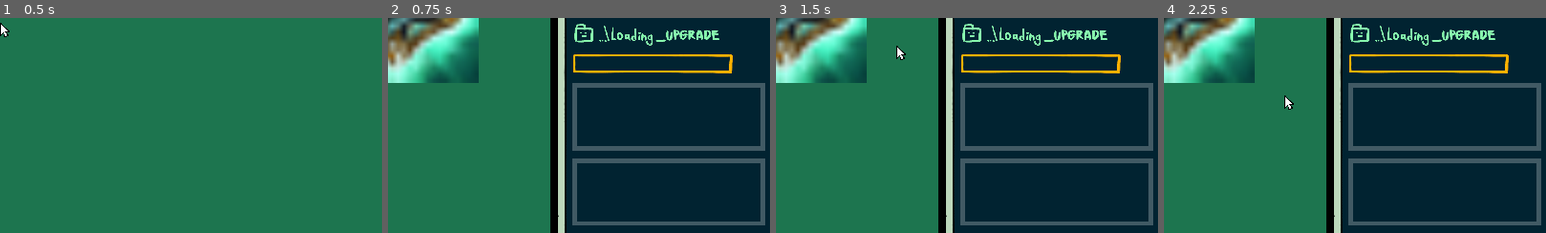
Above: before the commit, frames 1-4 (left to right).
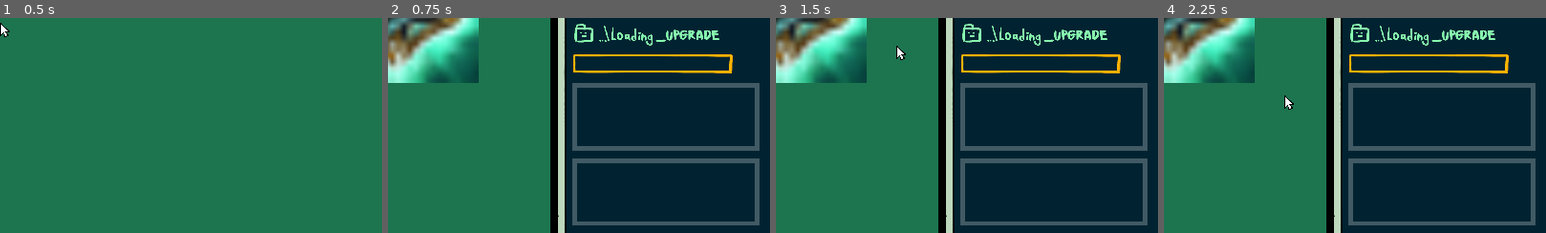
Above: after the commit, the same moments.

Repository: icheft524/Folder-Brawler
Game: Godot game, scene res://menu.tscn
Two runs of this game, one before a commit and one after it. Both use one fixed random seed, a clock stepped at 60 frames per second and the inputs below. The engine's default icon, where the game draws it, is replaced by a stand-in: a white triangle on a blue panel in a dark square.
Inputs (mouse positions are % of the whole screen's width and height, from its top left):
- Up to frame 1 (0.5 s): no input
- Up to frame 2 (0.75 s): click (3, 6) at 0.5 s
- Up to frame 3 (1.5 s): tap Enter (ui_accept) at 1.25 s; drag from (87, 72) to (24, 22) at 1.27 s
- Up to frame 4 (2.25 s): tap Enter (ui_accept) at 2 s; drag from (87, 89) to (24, 22) at 2.02 s
The pictures show only the part of the screen within x 50-100%, y 49-99%; the shares and areas given below are measured in that part.

Frame 1 is identical in both runs. In frame 2, 1.5% of the frame differs, in the area x 96-99%, y 30-97%; in frame 3, 1.5%; in frame 4, 1.5%.

Commit message:
upgradeanim

Diff:
--- a/folder/upgrade/itemoption.tscn
+++ b/folder/upgrade/itemoption.tscn
@@ -21,12 +21,12 @@
 font_size = 32
 
 [sub_resource type="RectangleShape2D" id="RectangleShape2D_u7oc8"]
-size = Vector2(483, 170)
+size = Vector2(470, 170)
 
 [node name="itemoption" type="ColorRect"]
-custom_minimum_size = Vector2(483, 185)
-offset_right = 483.0
-offset_bottom = 170.0
+custom_minimum_size = Vector2(470, 185)
+offset_right = 470.0
+offset_bottom = 185.0
 color = Color(1, 1, 1, 0)
 script = ExtResource("1_jm3ba")
 
@@ -49,12 +49,13 @@
 [node name="Label_level" type="Label" parent="box"]
 texture_filter = 1
 layout_mode = 0
-offset_left = 380.0
+offset_left = 367.0
 offset_top = 23.0
-offset_right = 458.0
+offset_right = 445.0
 offset_bottom = 62.0
 text = "Level1"
 label_settings = SubResource("LabelSettings_as3h6")
+horizontal_alignment = 2
 vertical_alignment = 2
 
 [node name="Label_description" type="Label" parent="box"]
@@ -81,7 +82,7 @@
 texture_filter = 1
 custom_minimum_size = Vector2(0, 170)
 layout_mode = 0
-offset_right = 483.0
+offset_right = 470.0
 offset_bottom = 170.0
 texture = ExtResource("3_rvj11")
 patch_margin_left = 12
@@ -92,7 +93,7 @@
 [node name="Area2D" type="Area2D" parent="."]
 
 [node name="CollisionShape2D" type="CollisionShape2D" parent="Area2D"]
-position = Vector2(241.5, 85)
+position = Vector2(235, 85)
 shape = SubResource("RectangleShape2D_u7oc8")
 
 [connection signal="mouse_entered" from="Area2D" to="." method="_on_area_2d_mouse_entered"]
--- a/hud.gd
+++ b/hud.gd
@@ -13,10 +13,15 @@
 var wave6 = true
 
 func _ready():
+	player.connect("selected_upgrade",upgraded)
 	$wave.text = str(1)
 	pass # Replace with function body.
 
+func upgraded():
+	$upgradeanim.play("")
 
+func upgradeready():
+	$upgrade/upgradeanim.play("upgradeready")
 
 func _process(delta):
 	secs = fmod(global.time,60)
@@ -25,6 +30,7 @@
 	$capacity.max_value = player.max_capacity
 	$time.text = "%02d:%02d" % [mins,secs]
 	if global.time == 22 and wave2: #wave2
+		upgradeready()
 		$wave.text = str(2)
 		wavebar.max_value = 47-22
 		wave2 = false
--- a/hud.tscn
+++ b/hud.tscn
@@ -7,8 +7,101 @@
 [ext_resource type="Texture2D" uid="uid://bq6sa5ijln12a" path="res://art/ui/loadingupgrade.png" id="5_q2ntr"]
 [ext_resource type="PackedScene" uid="uid://c7n7l7u22qa23" path="res://folder/upgrade/itemoption.tscn" id="5_y3dkf"]
 [ext_resource type="Texture2D" uid="uid://ebxvqfdfoetx" path="res://art/ui/upgradebarempty.png" id="8_aef0s"]
+[ext_resource type="Texture2D" uid="uid://bha38weo7kyti" path="res://art/ui/upgradeready.png" id="9_dp33i"]
 [ext_resource type="Texture2D" uid="uid://cf6bij5ienwoi" path="res://art/ui/rightui.png" id="9_dr005"]
 [ext_resource type="Texture2D" uid="uid://bklyq2gfwsb4k" path="res://art/ui/upgradebarfull.png" id="9_s1n14"]
+
+[sub_resource type="Animation" id="Animation_lqmk0"]
+length = 0.001
+tracks/0/type = "value"
+tracks/0/imported = false
+tracks/0/enabled = true
+tracks/0/path = NodePath(".:texture")
+tracks/0/interp = 1
+tracks/0/loop_wrap = true
+tracks/0/keys = {
+"times": PackedFloat32Array(0),
+"transitions": PackedFloat32Array(1),
+"update": 1,
+"values": [ExtResource("5_q2ntr")]
+}
+tracks/1/type = "value"
+tracks/1/imported = false
+tracks/1/enabled = true
+tracks/1/path = NodePath(".:self_modulate")
+tracks/1/interp = 1
+tracks/1/loop_wrap = true
+tracks/1/keys = {
+"times": PackedFloat32Array(0),
+"transitions": PackedFloat32Array(1),
+"update": 0,
+"values": [Color(1, 1, 1, 1)]
+}
+
+[sub_resource type="Animation" id="Animation_0iox0"]
+resource_name = "upgradeready"
+length = 0.6
+loop_mode = 1
+tracks/0/type = "value"
+tracks/0/imported = false
+tracks/0/enabled = true
+tracks/0/path = NodePath(".:texture")
+tracks/0/interp = 1
+tracks/0/loop_wrap = true
+tracks/0/keys = {
+"times": PackedFloat32Array(0),
+"transitions": PackedFloat32Array(1),
+"update": 1,
+"values": [ExtResource("9_dp33i")]
+}
+tracks/1/type = "value"
+tracks/1/imported = false
+tracks/1/enabled = true
+tracks/1/path = NodePath(".:self_modulate")
+tracks/1/interp = 1
+tracks/1/loop_wrap = true
+tracks/1/keys = {
+"times": PackedFloat32Array(0, 0.2, 0.4, 0.6),
+"transitions": PackedFloat32Array(1, 1, 1, 1),
+"update": 0,
+"values": [Color(0.533333, 0.972549, 0.682353, 1), Color(1, 0.698039, 0, 1), Color(0.533333, 0.972549, 0.682353, 1), Color(0.533333, 0.972549, 0.682353, 1)]
+}
+
+[sub_resource type="Animation" id="Animation_58ome"]
+resource_name = "loading"
+length = 0.1
+loop_mode = 1
+tracks/0/type = "value"
+tracks/0/imported = false
+tracks/0/enabled = true
+tracks/0/path = NodePath(".:texture")
+tracks/0/interp = 1
+tracks/0/loop_wrap = true
+tracks/0/keys = {
+"times": PackedFloat32Array(0),
+"transitions": PackedFloat32Array(1),
+"update": 1,
+"values": [ExtResource("5_q2ntr")]
+}
+tracks/1/type = "value"
+tracks/1/imported = false
+tracks/1/enabled = true
+tracks/1/path = NodePath(".:self_modulate")
+tracks/1/interp = 1
+tracks/1/loop_wrap = true
+tracks/1/keys = {
+"times": PackedFloat32Array(0),
+"transitions": PackedFloat32Array(1),
+"update": 0,
+"values": [Color(1, 1, 1, 1)]
+}
+
+[sub_resource type="AnimationLibrary" id="AnimationLibrary_y2t6b"]
+_data = {
+"RESET": SubResource("Animation_lqmk0"),
+"loading": SubResource("Animation_58ome"),
+"upgradeready": SubResource("Animation_0iox0")
+}
 
 [node name="hud" type="Control"]
 z_index = 10
@@ -90,6 +183,13 @@
 [node name="itemoption2" parent="upgrade/list" instance=ExtResource("5_y3dkf")]
 layout_mode = 2
 
+[node name="upgradeanim" type="AnimationPlayer" parent="upgrade"]
+process_mode = 2
+autoplay = "loading"
+libraries = {
+"": SubResource("AnimationLibrary_y2t6b")
+}
+
 [node name="ui" type="Sprite2D" parent="."]
 z_index = -1
 position = Vector2(276, 547)
Binary file added: art/ui/upgradeready.png
Not shown, added: art/ui/upgradeready.png.import
Not shown: 1 places in hud.tscn that only renumber resources
